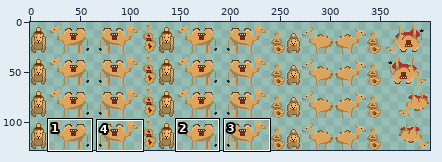
Pixel-art file: sprites/animals/camel.aseprite. Above, an overview of the earlier version with the close-up marked.
Close-up. First the earlier version:
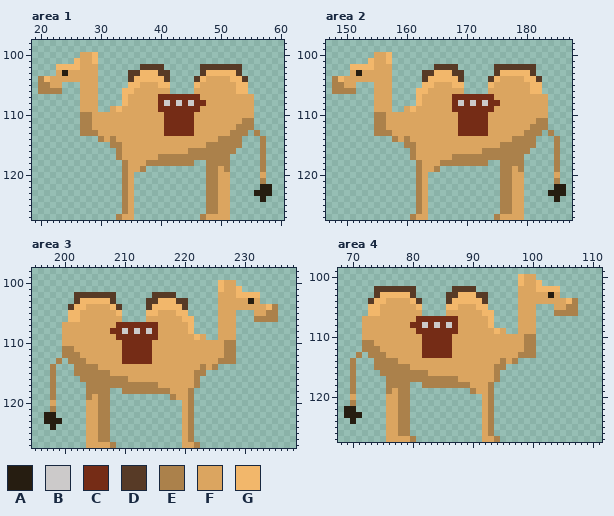
400x128 pixels, 1 frame. Colours within 5 levels of each other are drawn and written as one. Shown: area 1: x 19..60, y 98..127; area 2: x 147..187, y 98..127; area 3: x 195..238, y 98..127; area 4: x 68..111, y 99..127. The commit also changed other parts of the picture, which this record leaves out.
Palette (. is transparent): A #261d11  B #cccaca  C #752c16  D #573a26  E #ab814b  F #dba560  G #f2b76b
Pixels before, area 1, first column x 20:
100 .......FFG.............................
101 ......GFFG.............................
102 ...GGGGFFF.......DDDD......DDDDDDD.....
103 ...FAFFFFF.....DDGGGDD.....DGGGGGD.....
104 EGFFFFFFFF.....DGGGGGD....DGFFFFGGD....
105 EEFF...FFF.....GGFFFGG....GFFFFFFGG....
106 EEEE...FFF....GGFFFFFF....FFFFFFFGG....
107 .......FFF....GFFFFFCCCCCCCFFFFFFFFF...
108 .......FFF....GFFFFFCBCBCBCCFFFFFFFF...
109 .......FFF..FGFFFFFFCCCCCCCFFFFFFFFF...
110 .......EEFFFFFFFFFFFFCCCCCFFFFFFFFFF...
111 .......EEFFFFFFFFFFFFCCCCCFFFFFFFFEE...
112 .......EEFFFFFFFFFFFFCCCCCFFFFFFFEEE...
113 .......EEEFFFFFFFFFFFCCCCCFFFFFFEEE.E..
114 ..........EFEFFFFFFFFFFFFFFFFFEEEE...E.
115 ............EEFFFFFFFFFFFFFFEEEEEE...E.
116 .............EFFFFFFFFFFFEEEEEEEE....E.
117 .............EFFFFFFEEEEEEEEEEEE.....E.
118 ..............EFFFEEEEEEEE..EEEE.....E.
119 ..............EFFE..........EEFE.....E.
120 ..............EF............EEFF.....F.
121 ..............EF............EEFF.....E.
122 ..............EF............EEFF.....AA
123 ..............EF............EEFF....AAA
124 ..............EF............EEFF.....A.
125 ..............EF............EEFF.......
126 ..............EF............EEFF.......
127 .............EFF...........EFFFF.......
Pixels before, area 2, first column x 148:
100 .......FFG.............................
101 ......GFFG.............................
102 ...GGGGFFF.......DDDD......DDDDDDD.....
103 ...FAFFFFF.....DDGGGDD.....DGGGGGD.....
104 EGFFFFFFFF.....DGGGGGD....DGFFFFGGD....
105 EEFF...FFF.....GGFFFGG....GFFFFFFGG....
106 EEEE...FFF....GGFFFFFF....FFFFFFFGG....
107 .......FFF....GFFFFFCCCCCCCFFFFFFFFF...
108 .......FFF....GFFFFFCBCBCBCCFFFFFFFF...
109 .......FFF..FGFFFFFFCCCCCCCFFFFFFFFF...
110 .......EEFFFFFFFFFFFFCCCCCFFFFFFFFFF...
111 .......EEFFFFFFFFFFFFCCCCCFFFFFFFFEE...
112 .......EEFFFFFFFFFFFFCCCCCFFFFFFFEEE...
113 .......EEEFFFFFFFFFFFCCCCCFFFFFFEEE.E..
114 ..........EFEFFFFFFFFFFFFFFFFFEEEE...E.
115 ............EEFFFFFFFFFFFFFFEEEEEE...E.
116 .............EFFFFFFFFFFFEEEEEEEE....E.
117 .............EFFFFFFEEEEEEEEEEEE.....E.
118 ..............EFFFEEEEEEEE..EEEE.....E.
119 ..............EFFE..........EEFE.....E.
120 ..............EF............EEFF.....F.
121 ..............EF............EEFF.....E.
122 ..............EF............EEFF.....AA
123 ..............EF............EEFF....AAA
124 ..............EF............EEFF.....A.
125 ..............EF............EEFF.......
126 ..............EF............EEFF.......
127 .............EFF...........EFFFF.......
Pixels before, area 3, first column x 197:
100 .............................GFF.......
101 .............................GFFG......
102 .....DDDDDDD......DDDD.......FFFGGGG...
103 .....DGGGGGD.....DDGGGDD.....FFFFFAF...
104 ....DGGFFFFGD....DGGGGGD.....FFFFFFFFGE
105 ....GGFFFFFFG....GGFFFGG.....FFF...FFEE
106 ....GGFFFFFFF....FFFFFFGG....FFF...EEEE
107 ...FFFFFFFFFCCCCCCCFFFFFG....FFF.......
108 ...FFFFFFFFCCBCBCBCFFFFFG....FFF.......
109 ...FFFFFFFFFCCCCCCCFFFFFFGF..FFF.......
110 ...FFFFFFFFFFCCCCCFFFFFFFFFFFFEE.......
111 ...EEFFFFFFFFCCCCCFFFFFFFFFFFFEE.......
112 ...EEEFFFFFFFCCCCCFFFFFFFFFFFFEE.......
113 ..E.EEEFFFFFFCCCCCFFFFFFFFFFFEEE.......
114 .E...EEEEFFFFFFFFFFFFFFFFFEFE..........
115 .E...EEEEEEFFFFFFFFFFFFFFEE............
116 .E....EEEEEEEEFFFFFFFFFFFE.............
117 .E.....EEEEEEEEEEEEFFFFFFE.............
118 .E.....EEEE..EEEEEEEEFFFE..............
119 .E.....EFEE..........EFFE..............
120 .F.....FFEE............FE..............
121 .E.....FFEE............FE..............
122 AA.....FFEE............FE..............
123 AAA....FFEE............FE..............
124 .A.....FFEE............FE..............
125 .......FFEE............FE..............
126 .......FFEE............FE..............
127 .......FFFFE...........FFE.............
Pixels before, area 4, first column x 69:
100 .............................GFF.......
101 .............................GFFG......
102 .....DDDDDDD......DDDD.......FFFGGGG...
103 .....DGGGGGD.....DDGGGDD.....FFFFFAF...
104 ....DGGFFFFGD....DGGGGGD.....FFFFFFFFGE
105 ....GGFFFFFFG....GGFFFGG.....FFF...FFEE
106 ....GGFFFFFFF....FFFFFFGG....FFF...EEEE
107 ...FFFFFFFFFCCCCCCCFFFFFG....FFF.......
108 ...FFFFFFFFCCBCBCBCFFFFFG....FFF.......
109 ...FFFFFFFFFCCCCCCCFFFFFFGF..FFF.......
110 ...FFFFFFFFFFCCCCCFFFFFFFFFFFFEE.......
111 ...EEFFFFFFFFCCCCCFFFFFFFFFFFFEE.......
112 ...EEEFFFFFFFCCCCCFFFFFFFFFFFFEE.......
113 ..E.EEEFFFFFFCCCCCFFFFFFFFFFFEEE.......
114 .E...EEEEFFFFFFFFFFFFFFFFFEFE..........
115 .E...EEEEEEFFFFFFFFFFFFFFEE............
116 .E....EEEEEEEEFFFFFFFFFFFE.............
117 .E.....EEEEEEEEEEEEFFFFFFE.............
118 .E.....EEEE..EEEEEEEEFFFE..............
119 .E.....EFEE..........EFFE..............
120 .F.....FFEE............FE..............
121 .E.....FFEE............FE..............
122 AA.....FFEE............FE..............
123 AAA....FFEE............FE..............
124 .A.....FFEE............FE..............
125 .......FFEE............FE..............
126 .......FFEE............FE..............
127 .......FFFFE...........FFE.............
After:
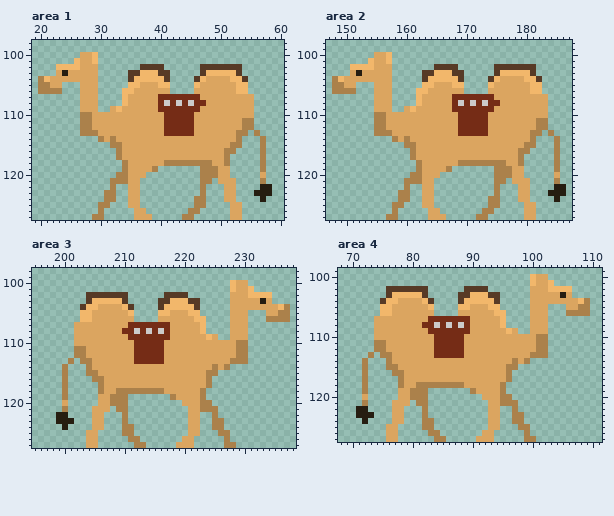
What changed:
Changed rows in their new state; - is an unchanged pixel.
Area 1:
first column x 29:
112 ------------------------F
113 -----------------------F-
114 ---------------------FFF-
115 -------------------FFFF--
116 ----------------FFFFFF---
117 -----------FFFFFFFFFFF---
118 ---------FFF-----EE-FF---
119 --------FFE-------E---F--
120 ----E--FF---------E------
121 ---EE--F----------E-.--F-
122 ---E-.-F----------E...-F-
123 --EE-.-F----------E...-F-
124 --EE-.-F---------EE...-F-
125 -EE--.-F---------EE....FF
126 -E---..FF-------EE-....FF
127 EE--...FFF-----EE-.....FF
Area 2:
first column x 157:
112 ------------------------F
113 -----------------------F-
114 ---------------------FFF-
115 -------------------FFFF--
116 ----------------FFFFFF---
117 -----------FFFFFFFFFFF---
118 ---------FFF-----EE-FF---
119 --------FFE-------E---F--
120 ----E--FF---------E------
121 ---EE--F----------E-.--F-
122 ---E-.-F----------E...-F-
123 --EE-.-F----------E...-F-
124 --EE-.-F---------EE...-F-
125 -EE--.-F---------EE....FF
126 -E---..FF-------EE-....FF
127 EE--...FFF-----EE-.....FF
Area 3:
first column x 197:
100 -----------------------------..GFF-------
101 -----------------------------..GFFG------
102 -----..-----DD----..--DD-----..-FF--GG---
103 -----..D---GGD---..DD-GGDD---..---F-AF---
104 ----..DGG--FFGD--..D---GGD---..------FFGE
105 ----..GG----FFG--..GG-FFGG---..-FF-..FFEE
106 ----..GG-----FF--..----FFGG--..-FF-..--EE
107 ---..-------FF-----CC---FFG--..-FF-------
108 ---..------FFC-----BC---FFG--..-FF-------
109 ---..-------FF-----CC----F-GF..-FF-------
110 ---..--------FF---CC----------FFEE-------
111 ---..EE------FF---CC----------FFEE-------
112 ---..-E------FF---CC----------FFEE-------
113 --.--.-E-----FF---CC---------FF-EE-------
114 -.-E-..-F-----------------F--FE----------
115 -.-E-..--FF--------------FFEE------------
116 -.-E--..--FFFF-----------FFE-------------
117 -.-E---..-FFFFFFFFF------FFE-------------
118 -.-E---..-FFE-------F---FFE--------------
119 -.-E---..FFEEE----------FFE--------------
120 -.-F---..FFEEE----------FFEE-------------
121 -.-E---.-FF-EE---------.FFEEE------------
122 ..AA---.-F.--E---------.FF--E------------
123 ..-AA--.-F.--E---------.FF--EE-----------
124 -.-A---.-F.--EE--------.FF--EE-----------
125 ---------..--EE--------.FF---EE----------
126 ---------..---EE--------F-----E----------
127 ---------...---EE-----F--.----EE---------
Area 4:
first column x 69:
100 -----------------------------..GFF-------
101 -----------------------------..GFFG------
102 -----..-----DD----..--DD-----..-FF--GG---
103 -----..D---GGD---..DD-GGDD---..---F-AF---
104 ----..DGG--FFGD--..D---GGD---..------FFGE
105 ----..GG----FFG--..GG-FFGG---..-FF-..FFEE
106 ----..GG-----FF--..----FFGG--..-FF-..--EE
107 ---..-------FF-----CC---FFG--..-FF-------
108 ---..------FFC-----BC---FFG--..-FF-------
109 ---..-------FF-----CC----F-GF..-FF-------
110 ---..--------FF---CC----------FFEE-------
111 ---..EE------FF---CC----------FFEE-------
112 ---..-E------FF---CC----------FFEE-------
113 --.--.-E-----FF---CC---------FF-EE-------
114 -.-E-..-F-----------------F--FE----------
115 -.-E-..--FF--------------FFEE------------
116 -.-E--..--FFFF-----------FFE-------------
117 -.-E---..-FFFFFFFFF------FFE-------------
118 -.-E---..-FFE-------F---FFE--------------
119 -.-E---..FFEEE----------FFE--------------
120 -.-F---..FFEEE----------FFEE-------------
121 -.-E---.-FF-EE---------.FFEEE------------
122 ..AA---.-F.--E---------.FF--E------------
123 ..-AA--.-F.--E---------.FF--EE-----------
124 -.-A---.-F.--EE--------.FF--EE-----------
125 ---------..--EE--------.FF---EE----------
126 ---------..---EE--------F-----E----------
127 ---------...---EE-----F--.----EE---------
Where, in picture pixels (left, top, right, bottom), the same in both close-ups:
changed: (92, 124, 242, 220)
changed: (386, 124, 536, 220)
changed: (44, 280, 290, 448)
changed: (344, 274, 590, 442)
